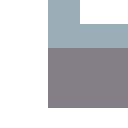
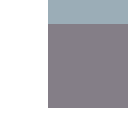
Two versions of the same layered image (128 × 128). Layer-by-layer changes:
painted on "Cubicle" over [48, 0, 128, 48]
